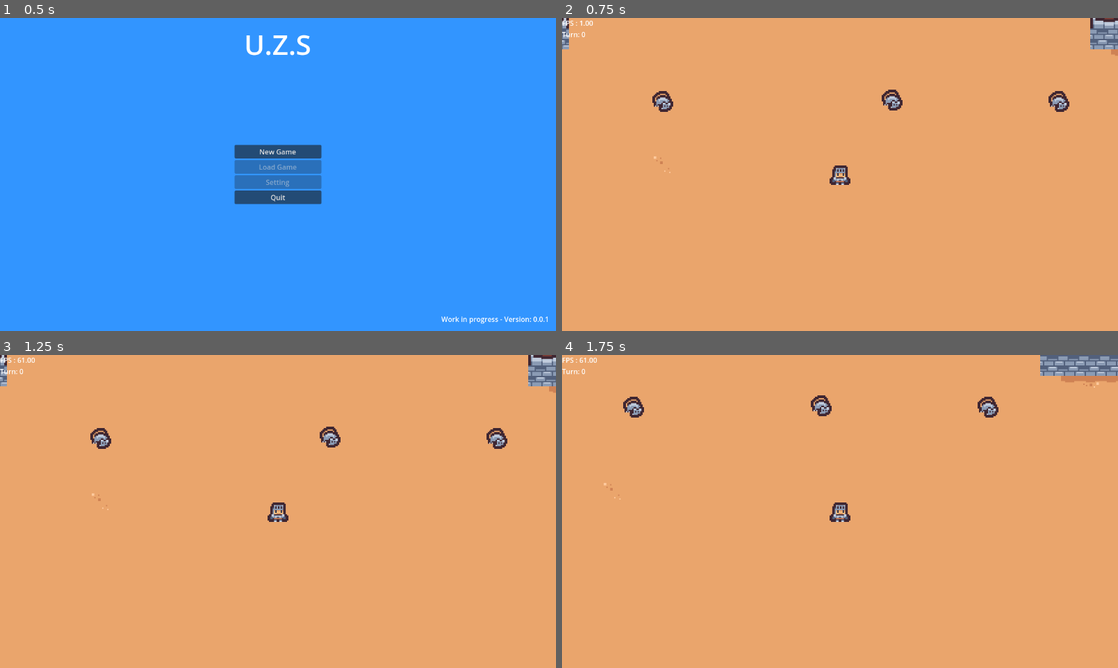
Above: before the commit, frames 1-4 (two rows, left to right).
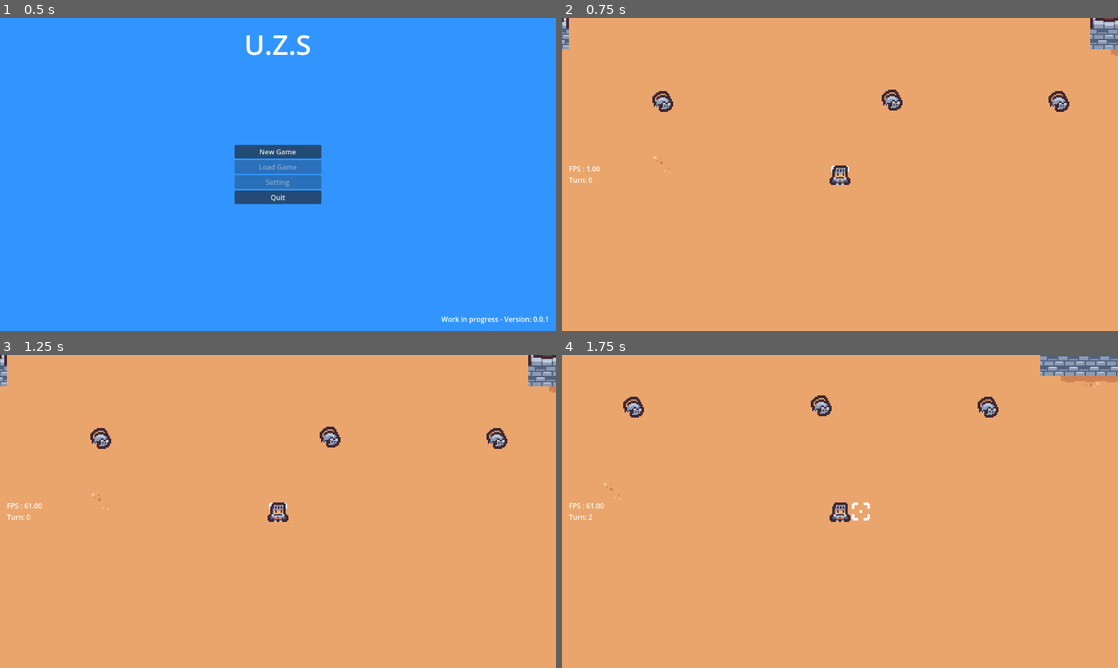
Above: after the commit, the same moments.

Repository: andarms/turn_base_tdb
Game: Godot game, scene res://src/screens/main_menu/main_menu.tscn
Same seed, same stepped clock (60 frames per second), same inputs: the game is played once before the commit and once after it.
Inputs:
- Up to frame 1 (0.5 s): no input
- Up to frame 2 (0.75 s): click "New Game" at 0.5 s
- Up to frame 3 (1.25 s): no input
- Up to frame 4 (1.75 s): tap Enter at 1.25 s; hold Right (right) from 1.28 s (still down)

Frame 1 is identical in both runs. In frame 2, 0.2% of the frame differs, in the area x 0-52%, y 0-53%; in frame 3, 0.2%; in frame 4, 0.2%, in the area x 0-56%, y 0-53%.

Commit message:
Add xbox controller support

Diff:
--- a/project.godot
+++ b/project.godot
@@ -21,6 +21,7 @@
 WorldState="*res://src/managers/world_state.gd"
 AssetsReferences="*res://src/managers/assets_references.gd"
 TurnManager="*res://src/managers/turn_manager.gd"
+EventBus="*res://src/managers/event_bus.gd"
 
 [display]
 
@@ -44,31 +45,49 @@
 right={
 "deadzone": 0.5,
 "events": [Object(InputEventKey,"resource_local_to_scene":false,"resource_name":"","device":-1,"window_id":0,"alt_press …(182 unchanged characters)…
+, Object(InputEventJoypadMotion,"resource_local_to_scene":false,"resource_name":"","device":-1,"axis":0,"axis_value":1.0,"script":null)
 ]
 }
 up={
 "deadzone": 0.5,
 "events": [Object(InputEventKey,"resource_local_to_scene":false,"resource_name":"","device":-1,"window_id":0,"alt_press …(182 unchanged characters)…
+, Object(InputEventJoypadMotion,"resource_local_to_scene":false,"resource_name":"","device":-1,"axis":1,"axis_value":-1.0,"script":null)
 ]
 }
 down={
 "deadzone": 0.5,
 "events": [Object(InputEventKey,"resource_local_to_scene":false,"resource_name":"","device":-1,"window_id":0,"alt_press …(182 unchanged characters)…
+, Object(InputEventJoypadMotion,"resource_local_to_scene":false,"resource_name":"","device":-1,"axis":1,"axis_value":1.0,"script":null)
 ]
 }
 left={
 "deadzone": 0.5,
 "events": [Object(InputEventKey,"resource_local_to_scene":false,"resource_name":"","device":-1,"window_id":0,"alt_press …(182 unchanged characters)…
+, Object(InputEventJoypadMotion,"resource_local_to_scene":false,"resource_name":"","device":-1,"axis":0,"axis_value":-1.0,"script":null)
 ]
 }
 debug={
 "deadzone": 0.5,
 "events": [Object(InputEventKey,"resource_local_to_scene":false,"resource_name":"","device":-1,"window_id":0,"alt_press …(182 unchanged characters)…
+, Object(InputEventJoypadButton,"resource_local_to_scene":false,"resource_name":"","device":-1,"button_index":4,"pressure":0.0,"pressed":true,"script":null)
 ]
 }
 pause={
 "deadzone": 0.5,
 "events": [Object(InputEventKey,"resource_local_to_scene":false,"resource_name":"","device":-1,"window_id":0,"alt_pressed":false,"shift_pressed":false,"ctrl_pressed":false,"meta_pressed":false,"pressed":false,"keycode":0,"physical_keycode":80,"key_label":0,"unicode":112,"echo":false,"script":null)
+, Object(InputEventJoypadButton,"resource_local_to_scene":false,"resource_name":"","device":-1,"button_index":6,"pressure":0.0,"pressed":true,"script":null)
+]
+}
+shoot={
+"deadzone": 0.5,
+"events": [Object(InputEventKey,"resource_local_to_scene":false,"resource_name":"","device":-1,"window_id":0,"alt_pressed":false,"shift_pressed":false,"ctrl_pressed":false,"meta_pressed":false,"pressed":false,"keycode":0,"physical_keycode":88,"key_label":0,"unicode":120,"echo":false,"script":null)
+, Object(InputEventJoypadMotion,"resource_local_to_scene":false,"resource_name":"","device":-1,"axis":5,"axis_value":1.0,"script":null)
+]
+}
+aim={
+"deadzone": 0.5,
+"events": [Object(InputEventKey,"resource_local_to_scene":false,"resource_name":"","device":-1,"window_id":0,"alt_pressed":false,"shift_pressed":false,"ctrl_pressed":false,"meta_pressed":false,"pressed":false,"keycode":0,"physical_keycode":4194325,"key_label":0,"unicode":0,"echo":false,"script":null)
+, Object(InputEventJoypadMotion,"resource_local_to_scene":false,"resource_name":"","device":-1,"axis":4,"axis_value":1.0,"script":null)
 ]
 }
 
--- a/src/ai/core/nodes/agent.gd
+++ b/src/ai/core/nodes/agent.gd
@@ -46,7 +46,5 @@
 ## 2. The agent does not have a plan
 ## 3. The agent's percents changes via a sensor
 func get_new_plan() -> Array[Action]:
-	print("Creating new plan")
 	var new_plan = planner.decompose(percents.duplicate(true))
-	print("plan = ", new_plan)
 	return new_plan
--- a/src/components/hurtbox.gd
+++ b/src/components/hurtbox.gd
@@ -4,5 +4,4 @@
 
 
 func take_damage(damage):
-	print("HurtBox: take_damage")
 	healt.take_damage(damage)
--- a/src/entities/enemies/enemy.gd
+++ b/src/entities/enemies/enemy.gd
@@ -65,7 +65,6 @@
 
 	self.path.pop_front()
 	if self.path.size() == 0:
-		print("No path found")
 		return
 
 	if self.path.size() == 1:
--- a/src/entities/player/player.tscn
+++ b/src/entities/player/player.tscn
@@ -19,6 +19,13 @@
 body = NodePath("..")
 ray = NodePath("../RayCast2D")
 
+[node name="Cursor" type="Node2D" parent="PlayerMovement"]
+
+[node name="Sprite2D" type="Sprite2D" parent="PlayerMovement/Cursor"]
+texture = ExtResource("1_opqjq")
+region_enabled = true
+region_rect = Rect2(0, 80, 16, 16)
+
 [node name="Health" type="Node2D" parent="."]
 script = ExtResource("3_07qpe")
 max_health = 100
--- a/src/entities/player/player_movement.gd
+++ b/src/entities/player/player_movement.gd
@@ -4,6 +4,9 @@
 @export var speed: float = 100
 @export var body: CharacterBody2D
 @export var ray: RayCast2D
+
+
+@onready var cursor: Node2D = $Cursor
 
 var is_moving = false
 var target_position: Vector2
@@ -15,8 +18,8 @@
 	if is_moving:
 		return
 	var input_direction = Input.get_vector("left", "right", "up", "down")
-	var x = 1 if input_direction.x > 0 else -1 if input_direction.x < 0 else 0
-	var y = 1 if input_direction.y > 0 else -1 if input_direction.y < 0 else 0
+	var x = 1 if input_direction.x > 0.65 else -1 if input_direction.x < 0 else 0
+	var y = 1 if input_direction.y > 0.65 else -1 if input_direction.y < 0 else 0
 	if input_direction.length() > 0:
 		move(Vector2(x, y))
 
@@ -54,3 +57,4 @@
 	target_position = map.map_to_local(target_tile)
 	is_moving = true
 	TurnManager.force_next_turn()
+	cursor.global_position = target_position
--- /dev/null
+++ b/src/managers/event_bus.gd
@@ -0,0 +1,3 @@
+extends  Node
+
+signal screen_shake
--- a/src/managers/turn_manager.gd
+++ b/src/managers/turn_manager.gd
@@ -5,8 +5,8 @@
 var turn_timer = Timer.new()
 
 
-# func _ready() -> void:
-# 	next_turn.connect(_on_next_turn)
+func _ready() -> void:
+	next_turn.connect(_on_next_turn)
 # 	add_child(turn_timer)
 # 	turn_timer.set_wait_time(0.5)
 # 	turn_timer.timeout.connect(emit_next_turn)
--- a/src/screens/play/play.tscn
+++ b/src/screens/play/play.tscn
@@ -33,9 +33,19 @@
 
 [node name="CanvasLayer" type="CanvasLayer" parent="."]
 
-[node name="Label" type="Label" parent="CanvasLayer"]
-offset_right = 40.0
-offset_bottom = 23.0
+[node name="MarginContainer2" type="MarginContainer" parent="CanvasLayer"]
+anchors_preset = 15
+anchor_right = 1.0
+anchor_bottom = 1.0
+grow_horizontal = 2
+grow_vertical = 2
+theme_override_constants/margin_left = 16
+theme_override_constants/margin_top = 16
+theme_override_constants/margin_right = 16
+theme_override_constants/margin_bottom = 16
+
+[node name="Label" type="Label" parent="CanvasLayer/MarginContainer2"]
+layout_mode = 2
 script = ExtResource("4_8rjxf")
 
 [node name="Pause" parent="CanvasLayer" instance=ExtResource("1_dx8bw")]
